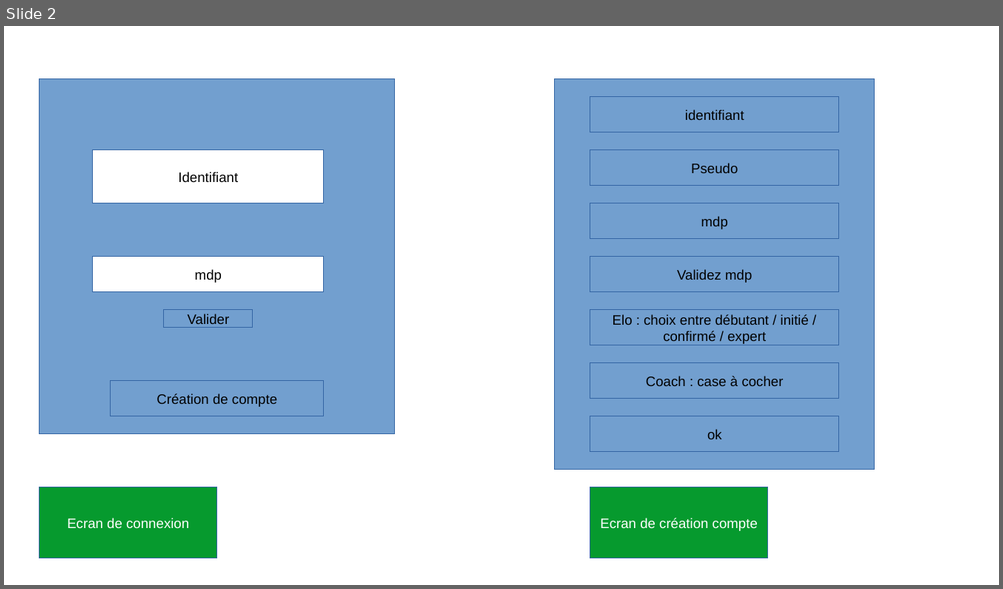
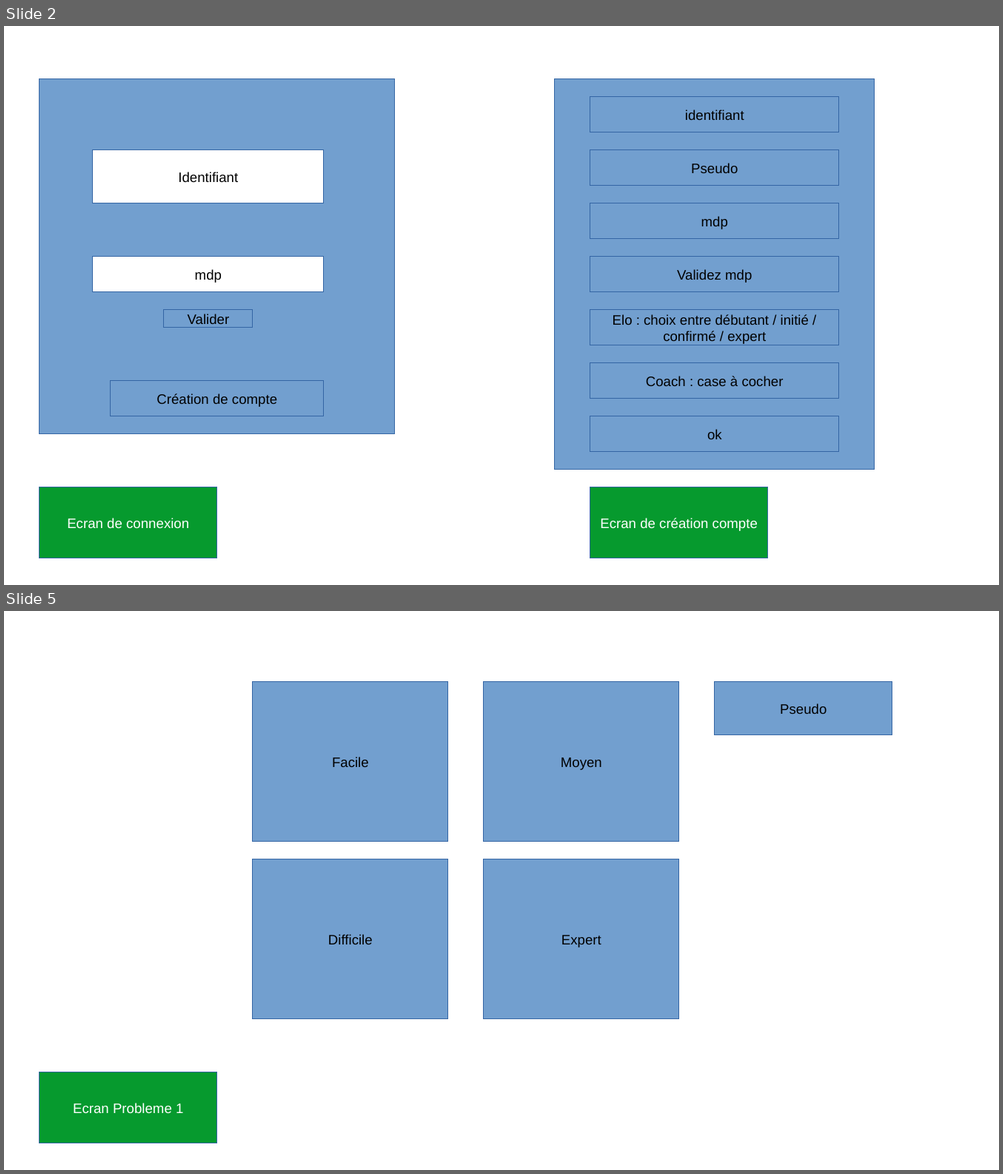
Before and after one commit to NicoPerret/projet-echec, a slide deck: Projet_Echecs.odp. Shown one above the other, each under a label of ours: slide 2 before the commit, slides 2 and 5 after it; the slides between them are not shown. The pictures are 1003x589 and 1003x1174 pixels, drawn with LibreOffice and Linux fonts; fonts in the diff are those of the drawing. Boxes give left, top, right and bottom in pixels: in the first picture for what was removed or moved away, otherwise in the second. Text is boxed around its words. In the diff, an @@ line names an element or a change of style, - is before the commit and + after.

```diff
--- a/Projet_Echecs.odp
+++ b/Projet_Echecs.odp
@@ slide 5 added at <box>4,611,999,1170</box>, background #FFFFFF @@
@@ rectangle added at <box>253,682,449,842</box>, fill #729FCF, outline #3465A4 0 pt, 11 pt, text #000000 @@
+Facile
@@ rectangle added at <box>484,682,679,842</box>, fill #729FCF, outline #3465A4 0 pt, 11 pt, text #000000 @@
+Moyen
@@ rectangle added at <box>714,682,892,735</box>, fill #729FCF, outline #3465A4 0 pt, 11 pt, text #000000 @@
+Pseudo
@@ rectangle added at <box>253,860,449,1019</box>, fill #729FCF, outline #3465A4 0 pt, 11 pt, text #000000 @@
+Difficile
@@ rectangle added at <box>484,860,679,1019</box>, fill #729FCF, outline #3465A4 0 pt, 11 pt, text #000000 @@
+Expert
@@ rectangle added at <box>40,1073,217,1145</box>, fill #069A2E, outline #3465A4 0 pt, 11 pt, text #FFFFFF @@
+Ecran Probleme 1
```
Also in this commit, not shown: 4 other slides added, 2 slides removed.
